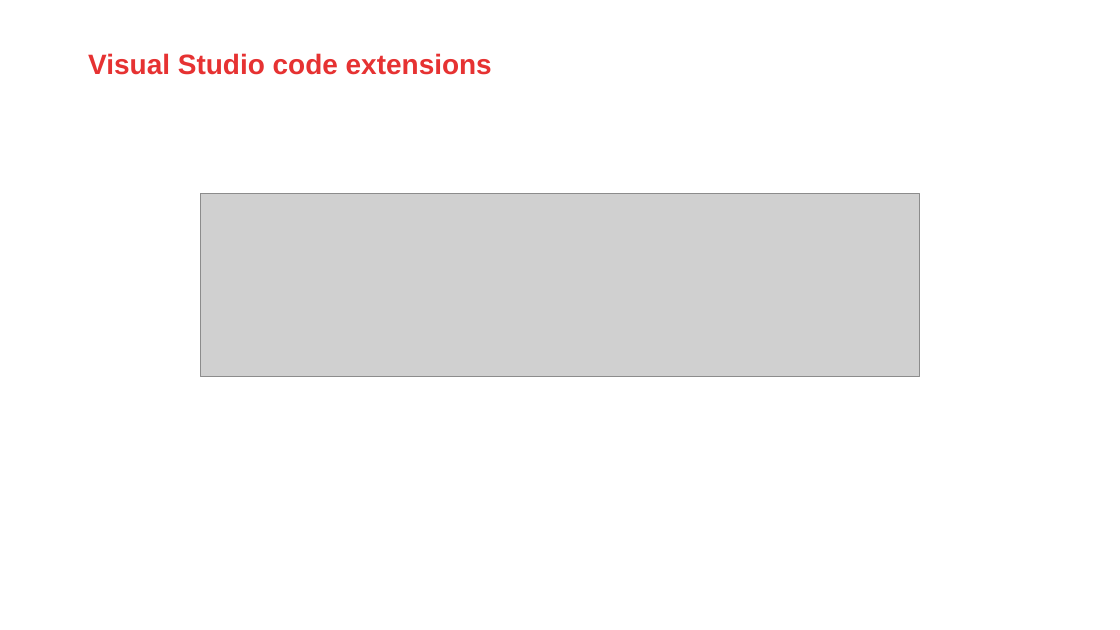
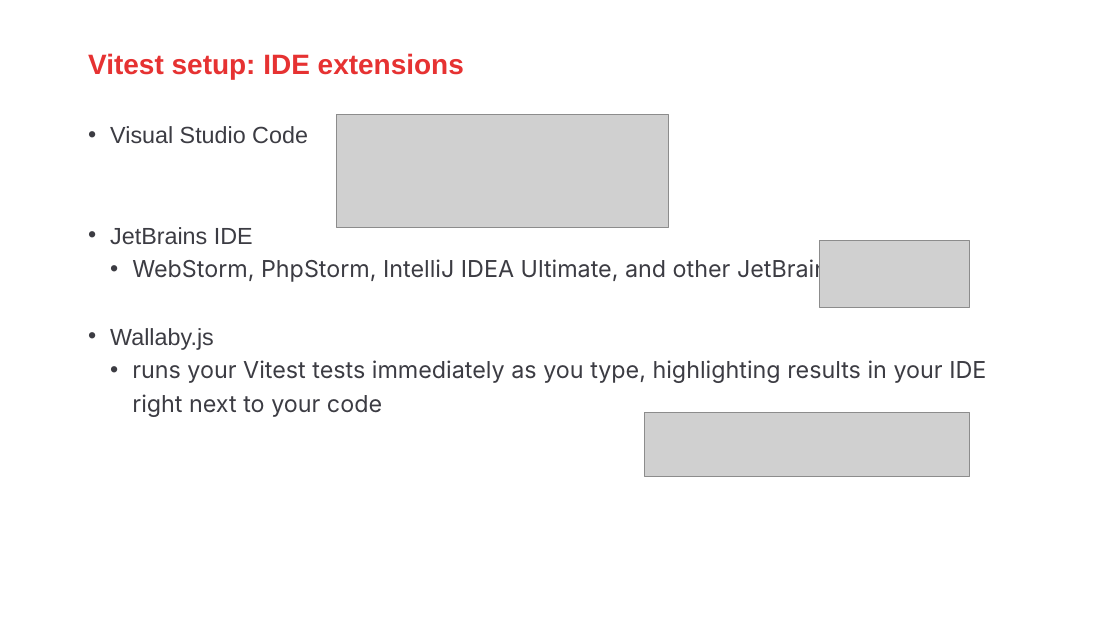
Before and after one commit to AMISConclusion/sig-typescript-unit-testing, a slide deck: slide 9 of typescript_unit_testing_with_vitest.pptx (slide 6 before the commit). Drawn at 1120x630 pixels with LibreOffice and Linux fonts; fonts in the diff are those of the drawing; grey boxes stand for pictures; background and template pictures are left out. Boxes give left, top, right and bottom in pixels: in the first picture for what was removed or moved away, otherwise in the second. Text is boxed around its words. In the diff, an @@ line names an element or a change of style, - is before the commit and + after.

```diff
--- a/typescript_unit_testing_with_vitest.pptx
+++ b/typescript_unit_testing_with_vitest.pptx
@@ title at [88, 53, 464, 79]: text changed @@
-Visual Studio code extensions
+Vitest setup: IDE extensions
@@ picture added at [336, 114, 669, 227] @@
@@ text added at [110, 126, 986, 417], 15 pt, text #3C3C43 @@
+• Visual Studio Code
+• JetBrains IDE
+  • WebStorm, PhpStorm, IntelliJ IDEA Ultimate, and other JetBrains IDEs
+• Wallaby.js
+  • runs your Vitest tests immediately as you type, highlighting results in your IDE right next to your code
@@ picture removed at [200, 194, 921, 377] @@
@@ picture added at [820, 241, 970, 308] @@
@@ picture added at [645, 412, 970, 477] @@
```
Also in this commit, not shown: 4 other slides changed, 3 slides added, 1 slide removed.
